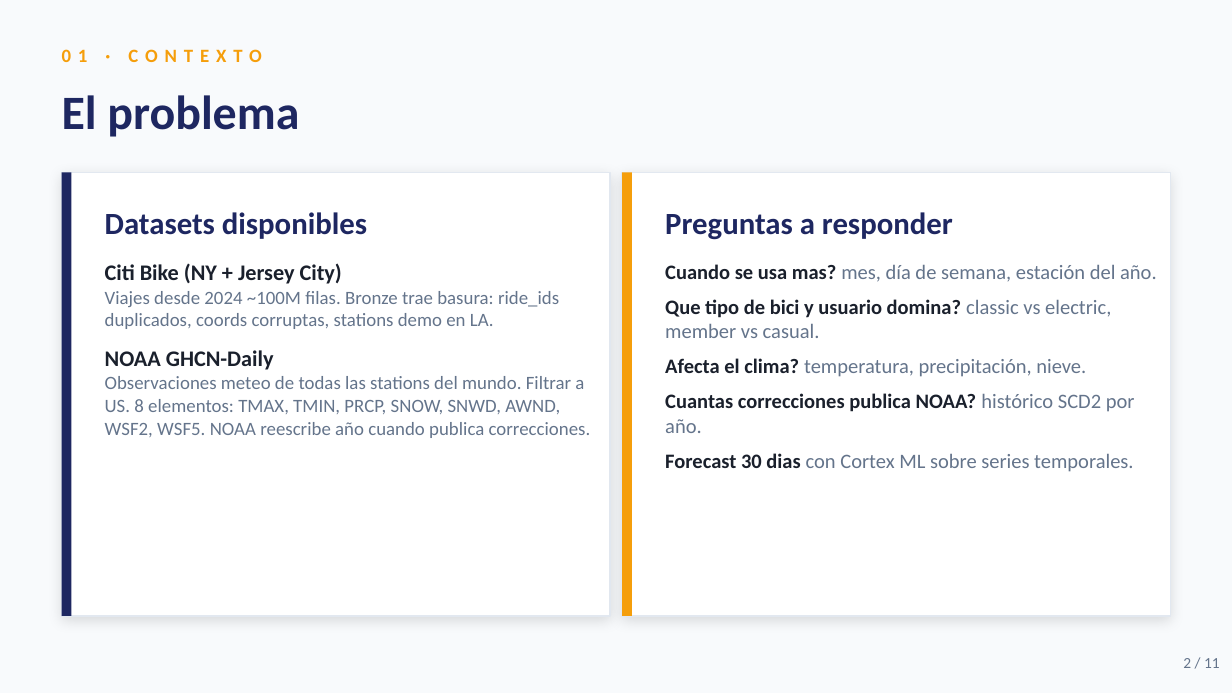
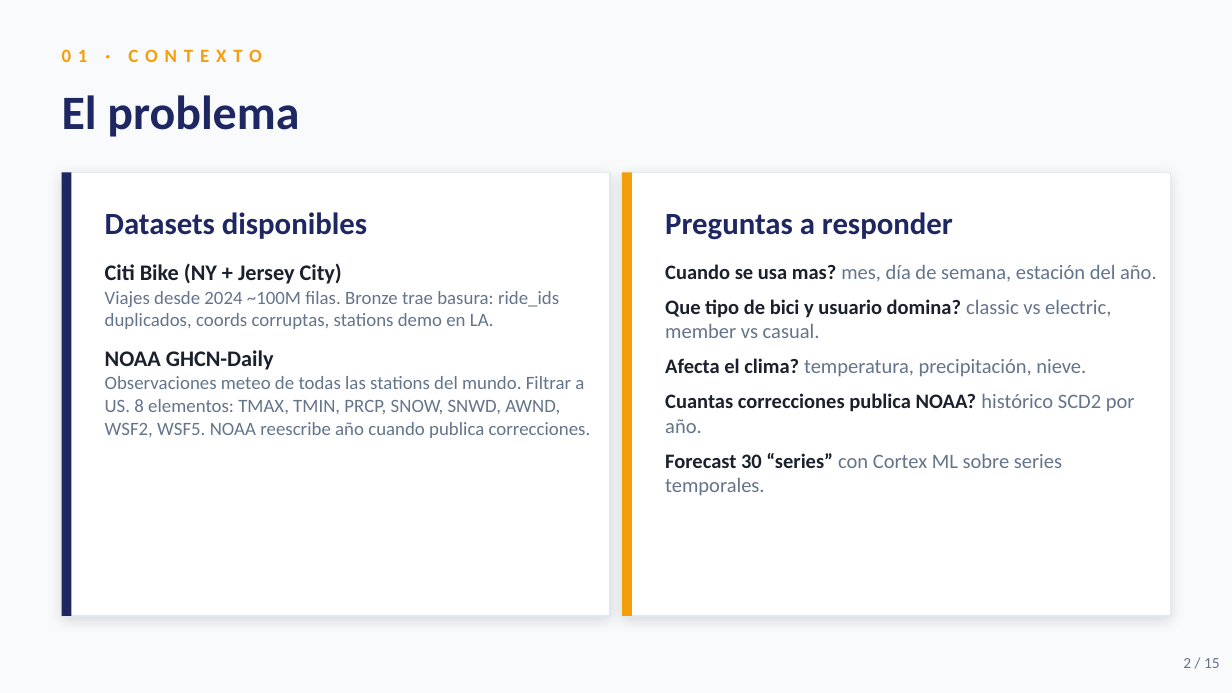
Before and after one commit to Rlizaran/Snowflake_proyect, a slide deck: slide 2 of presentacion/Presentacion.pptx. Drawn at 1232x693 pixels with LibreOffice and Linux fonts; fonts in the diff are those of the drawing. Boxes give left, top, right and bottom in pixels: in the first picture for what was removed or moved away, otherwise in the second. Text is boxed around its words. In the diff, an @@ line names an element or a change of style, - is before the commit and + after.

```diff
--- a/presentacion/Presentacion.pptx
+++ b/presentacion/Presentacion.pptx
@@ text at (665, 453, 1062, 496): text changed @@
-Forecast 30 dias con Cortex ML sobre series temporales.
+Forecast 30 “series” con Cortex ML sobre series temporales.
@@ text at (1183, 658, 1220, 668): text changed @@
-2 / 11
+2 / 15
```
Also in this commit, not shown: 9 other slides changed, 4 slides added, 1 other file.
